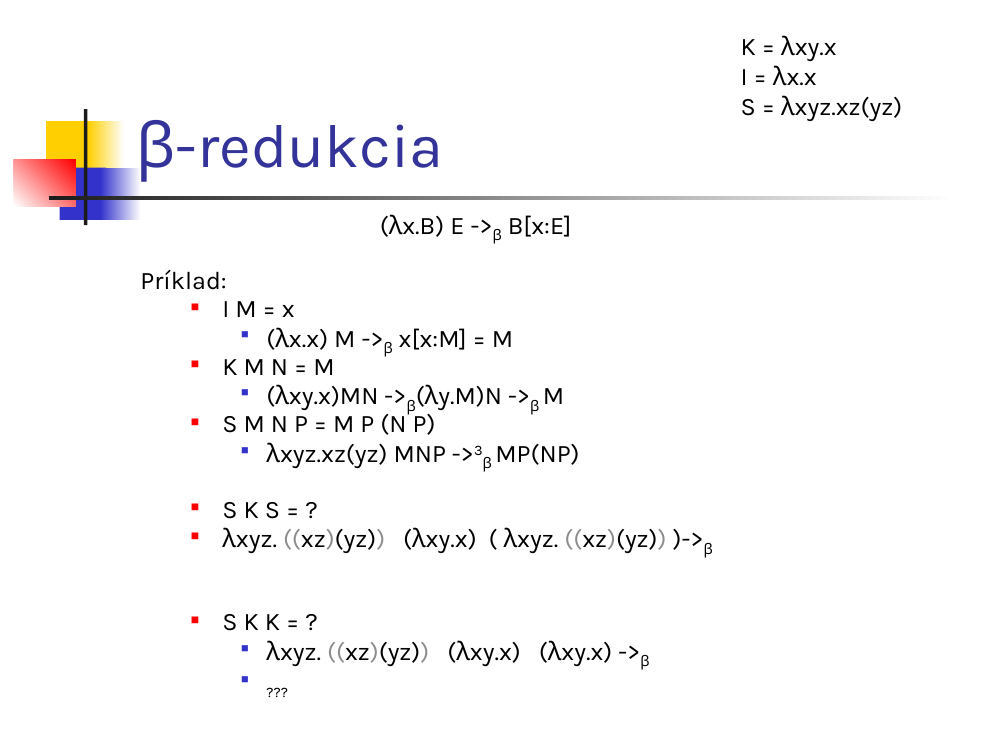
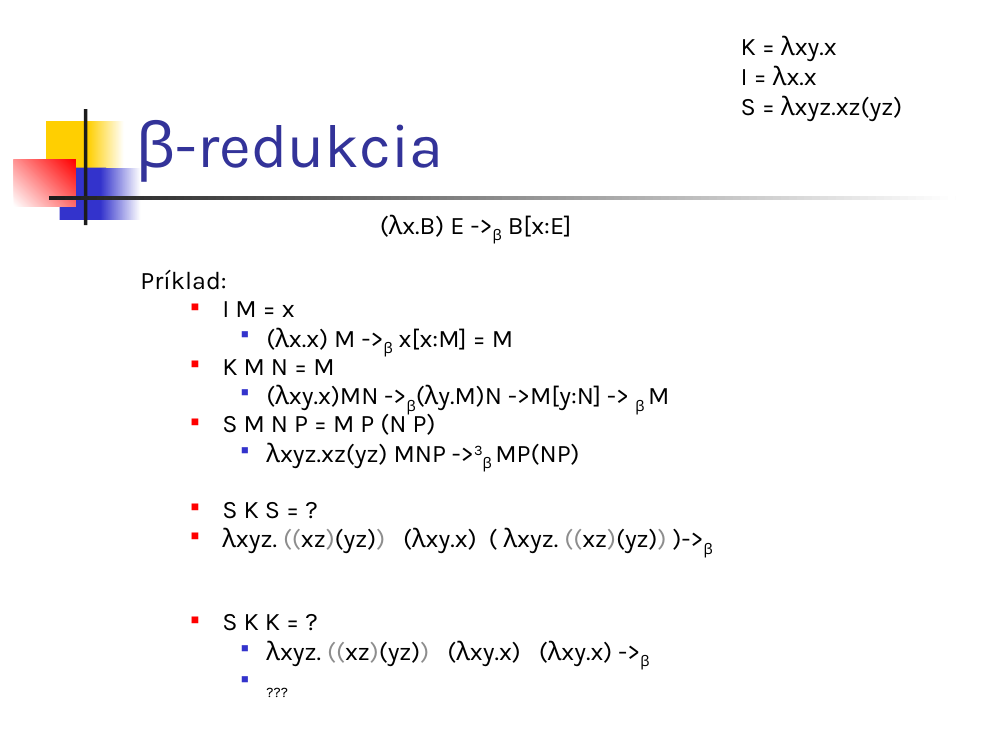
Before and after one commit to Funkcionalne/Prednasky, a slide deck: slide 23 of 05/05_fpro.ppt (slide 22 before the commit). Drawn at 1008x756 pixels with LibreOffice and Linux fonts; fonts in the diff are those of the drawing. Boxes give left, top, right and bottom in pixels: in the first picture for what was removed or moved away, otherwise in the second. Text is boxed around its words. In the diff, an @@ line names an element or a change of style, - is before the commit and + after.

```diff
--- a/05/05_fpro.ppt
+++ b/05/05_fpro.ppt
@@ text at box(302, 384, 669, 415): text changed @@
-    ■ (λxy.x)MN ->β(λy.M)N ->β M
+    ■ (λxy.x)MN ->β(λy.M)N ->M[y:N] -> β M
```
Also in this commit, not shown: 5 other slides changed, 2 slides added, 5 other files.
